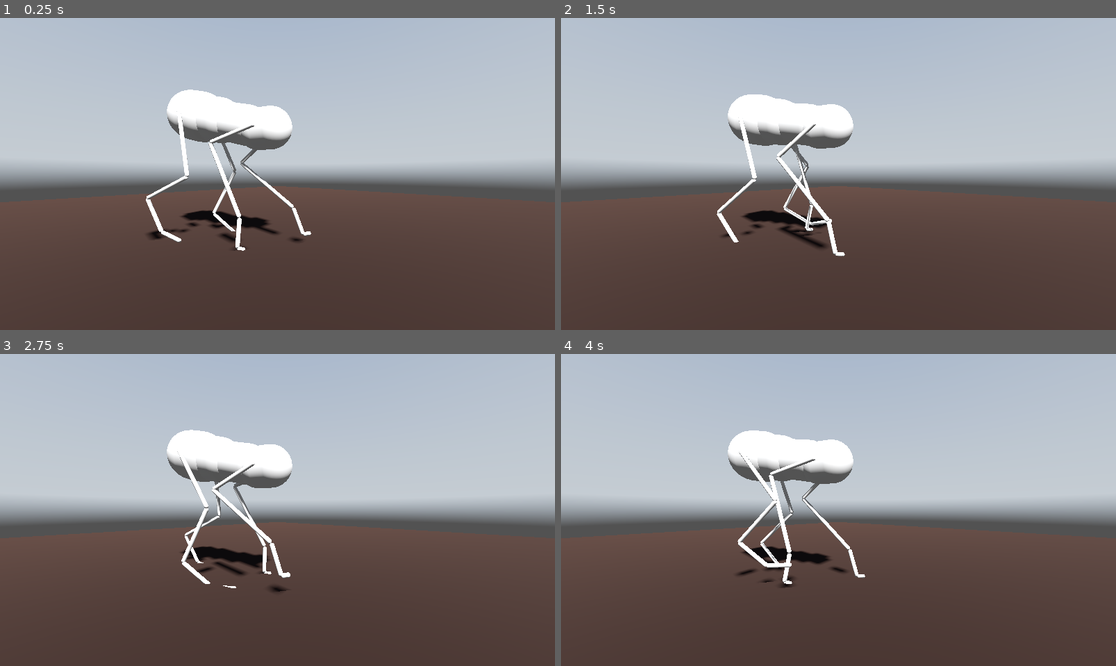
Above: before the commit, frames 1-4 (two rows, left to right).
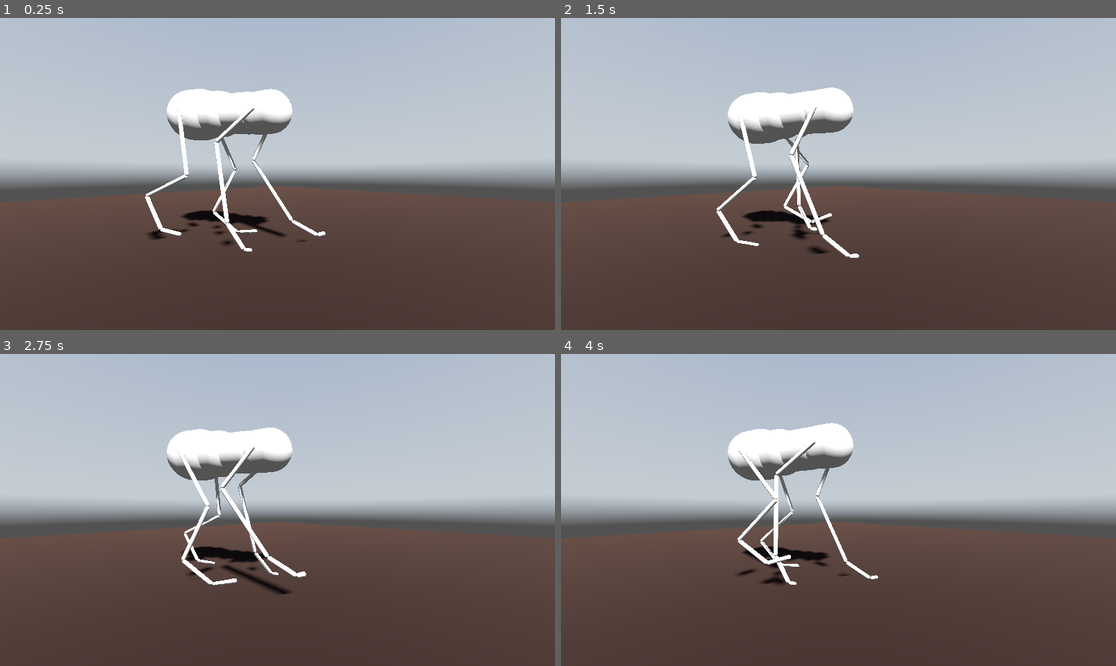
Above: after the commit, the same moments.

Repository: jehoz/legs-and-gaits
Game: Godot game, scene res://scenes/default.tscn
The game is run twice, just before and just after one commit, with the same random seed, the same clock (stepped at 60 frames per second) and the same inputs. A sky picture missing from this copy of the repository is replaced by a grey-blue gradient.
Inputs:
- Up to frame 1 (0.25 s): no input
- Up to frame 2 (1.5 s): no input
- Up to frame 3 (2.75 s): no input
- Up to frame 4 (4 s): no input

The runs differ from the first frame. In frame 1, 3.5% of the frame differs, in the area x 26-59%, y 22-75%; in frame 2, 3.5%; in frame 3, 3.4%; in frame 4, 3.6%, in the area x 30-58%, y 22-76%.

Commit message:
Rename heel elevation to ankle lift

Diff:
--- a/scripts/blueprint/leg_blueprint.gd
+++ b/scripts/blueprint/leg_blueprint.gd
@@ -4,7 +4,7 @@
 @export var tibia_length: float = 0.45
 @export var metatarsal_length: float = 0.3
 @export var toe_length: float = 0.2
-@export var heel_elevation: float = 0.8
+@export var ankle_lift: float = 0.8
 
 enum LegType {LEG_FRONT, LEG_BACK}
 @export var leg_type: LegType = LegType.LEG_BACK
--- a/scripts/leg.gd
+++ b/scripts/leg.gd
@@ -6,7 +6,7 @@
 @export var tibia_length: float = 0.45
 @export var metatarsal_length: float = 0.3
 @export var toe_length: float = 0.2
-@export var heel_elevation: float = 0.8
+@export var ankle_lift: float = 0.8
 
 @export var leg_type: LegBlueprint.LegType = LegBlueprint.LegType.LEG_BACK
 
@@ -24,7 +24,7 @@
 	tibia_length = blueprint.tibia_length
 	metatarsal_length = blueprint.metatarsal_length
 	toe_length = blueprint.toe_length
-	heel_elevation = blueprint.heel_elevation
+	ankle_lift = blueprint.ankle_lift
 	leg_type = blueprint.leg_type
 
 	if oscillator == null:
@@ -90,7 +90,7 @@
 	helper.call(toe, toe_length, metatarsal_length)
 
 func max_length():
-	return femur_length + tibia_length + metatarsal_length * cos(heel_elevation)
+	return femur_length + tibia_length + metatarsal_length * cos(ankle_lift)
 
 func move_foot_target():
 	var step_height = max_length() * 0.125
@@ -111,8 +111,8 @@
 	# depending on how high the heel is raised
 	# for fully plantigrade feet the target is the heel of the foot, for fully
 	# ungiligrade feet the target is the ball of the foot
-	var elev_percent = clamp(1.0 - (heel_elevation / (PI/2)), 0.0, 1.0)
-	var ball_offset = elev_percent * (cos(heel_elevation) * metatarsal_length) * forward
+	var elev_percent = clamp(1.0 - (ankle_lift / (PI/2)), 0.0, 1.0)
+	var ball_offset = elev_percent * (cos(ankle_lift) * metatarsal_length) * forward
 	var ball_pos = foot_target.global_position + ball_offset
 
 	# foot rotates slightly as the leg moves forward and backward, modifying the
@@ -122,12 +122,12 @@
 	var fw_xz = Vector2(forward.x, forward.z)
 	var xz_len = leg_xz.length() * sign(fw_xz.dot(leg_xz))
 	var delta_angle = atan(xz_len / hip_to_ball.y)
-	var _heel_elevation = heel_elevation + delta_angle
+	var _ankle_lift = ankle_lift + delta_angle
 	var toe_pos = ball_pos + (Quaternion(left, -min(0, delta_angle)) * forward * toe_length)
 
 	# ankle position is computed from ball position and heel elevation
-	var a_off_xz = metatarsal_length * cos(_heel_elevation) * -forward
-	var ankle_offset = Vector3(a_off_xz.x, metatarsal_length * sin(_heel_elevation), a_off_xz.z)
+	var a_off_xz = metatarsal_length * cos(_ankle_lift) * -forward
+	var ankle_offset = Vector3(a_off_xz.x, metatarsal_length * sin(_ankle_lift), a_off_xz.z)
 	var ankle_pos = ball_pos + ankle_offset
 
 	# law of cosines to find hip joint angle
